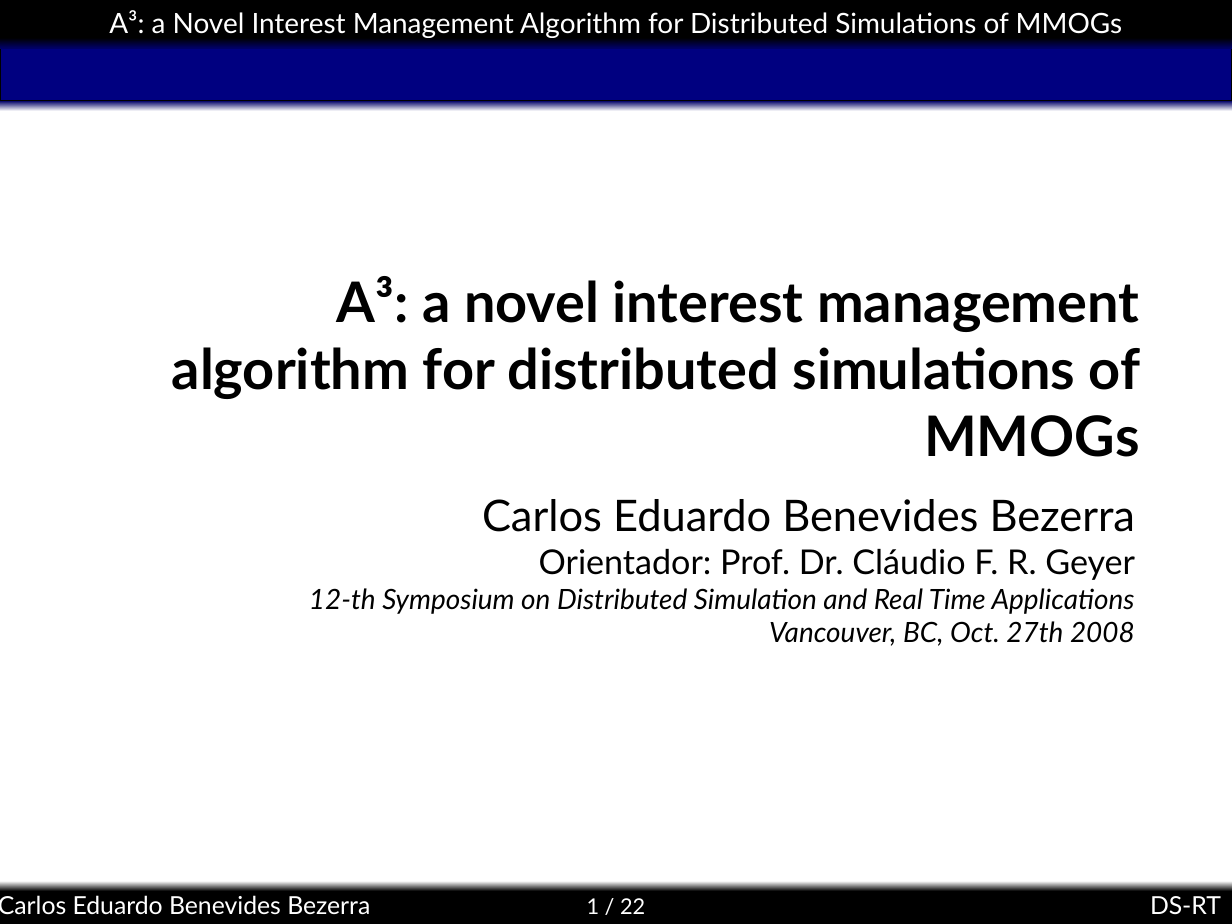
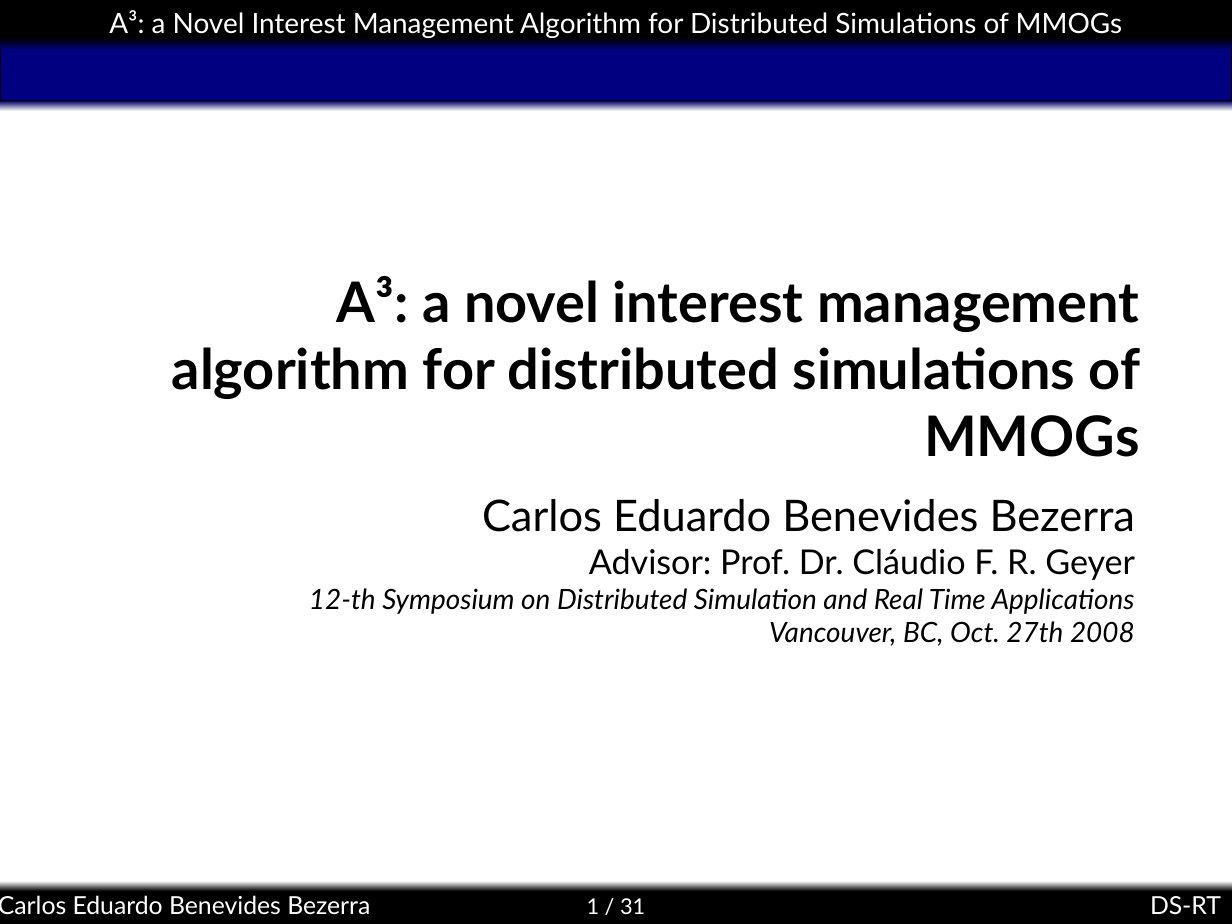
Before and after one commit to kdubezerra/kdubezerra, a slide deck: slide 1 of textos/dsrt/a3slides.ppt. Drawn at 1232x924 pixels with LibreOffice and Linux fonts; fonts in the diff are those of the drawing; background and template pictures are left out. Boxes give left, top, right and bottom in pixels: in the first picture for what was removed or moved away, otherwise in the second. Text is boxed around its words. In the diff, an @@ line names an element or a change of style, - is before the commit and + after.

```diff
--- a/textos/dsrt/a3slides.ppt
+++ b/textos/dsrt/a3slides.ppt
@@ subtitle at (589, 549, 1135, 580): text changed @@
-Orientador: Prof. Dr. Cláudio F. R. Geyer
+Advisor: Prof. Dr. Cláudio F. R. Geyer
@@ page number at (587, 898, 645, 914): text changed @@
-1 / 22
+1 / 31
```
Also in this commit, not shown: 14 other slides changed, 4 slides added, 4 slides removed.
